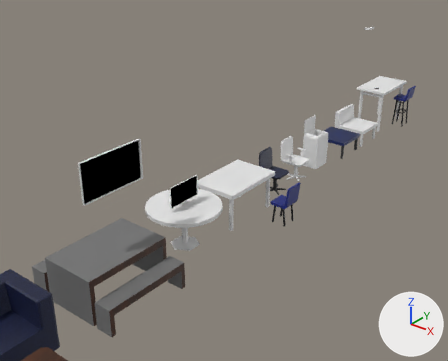
The Blender file INB Resources/Raw Assets/Blender/Tables and Chairs.blend as it was, and as the next commit left it.
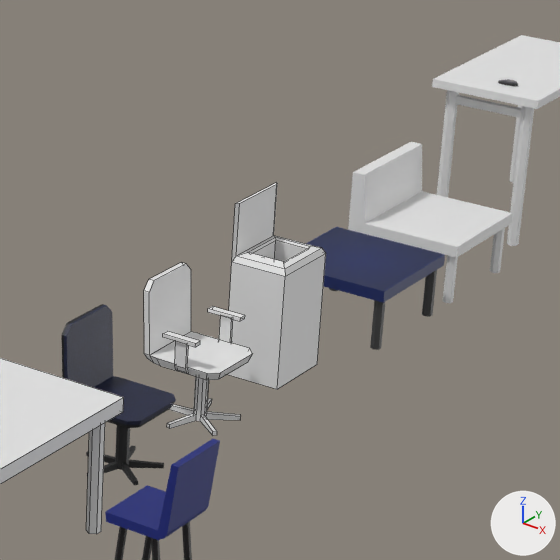
Old and new are each drawn from a 50 mm camera at (8.34, -17.61, 7.52) aimed at (-1.76, -4.98, -0.3) and again close up on the part from 54% to 87% of the width and 18% to 59% of the height. Every picture has the same lights, and +X, +Y and +Z are marked at lower right. The close-ups show mesh edges as thin lines.

Objects in the first close-up: 'Atrium Desk', 'Atrium High Desk', 'Bin', 'Chair', 'Flat Couch', 'Flat Couch With Back', 'Office Chair No arms', 'Office Chair With Arms'.
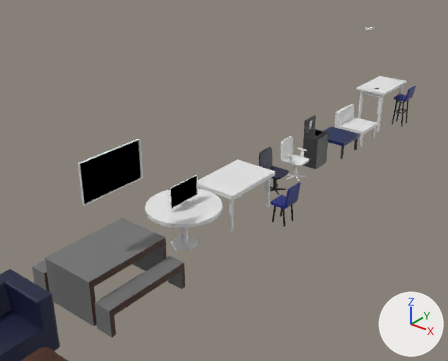
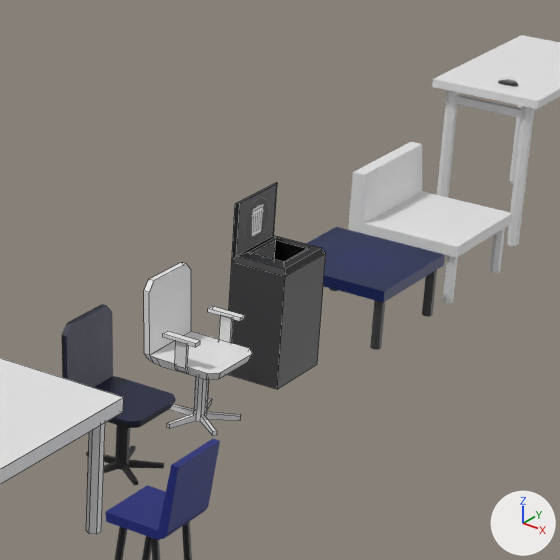
Edits to the bpy script that builds the scene:
```text
Add img_bin_png:
    img_bin_png = load_image('Bin.png', '../../../VR-Tour-Project/Assets/Project Assets/Textures/Bin.png', 1024, 1024, 'sRGB')
Add mat_bin_png:
    mat_bin_png = principled_material('Bin.png')
    mat_bin_png.texture = img_bin_png
Change me_cube_004:
    where me_cube_004.from_pydata(...)  # 30 vertices, 27 faces; spans x -0.81..1.19, y -1.0..1.0, z -1.44..1.42
    add me_cube_004.materials.append(mat_bin_png)  # picture img_bin_png
```

Where the change shows, as pixel boxes (x1, y1, x2, y2) in the close-ups (560 x 560 px):
'Bin', recoloured: (228, 183, 326, 389) in both
